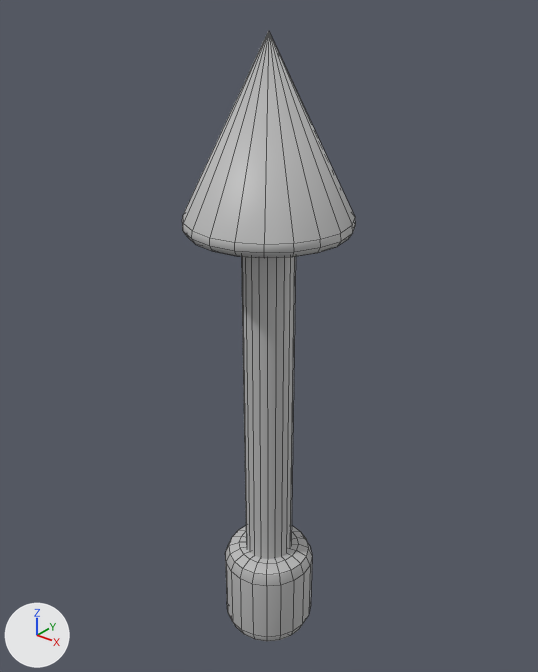
The FBX model Assets/Models/Arrow.fbx as it was, and as the next commit left it.
Both versions are drawn from a camera (50 mm lens) standing at (2.03, -2.53, 11.11) and looking at (-0.05, 0.07, 9.5). The axes (+X, +Y, +Z) are drawn at lower left. The lights are the same throughout. Mesh edges are drawn as thin lines. Where no turn or scale is listed for an object, it has been applied to the vertices.

The scene before the commit, as lines of its bpy script (objects in view):
```python
me_mesh = bpy.data.meshes.new('Mesh')
me_mesh.from_pydata(...)  # 245 vertices, 281 faces; spans x -0.39..0.39, y -0.39..0.39, z -1.59..1.59
me_mesh.materials.append(mat_lambert1)  # grey #bcbcbc
ob_arrow = bpy.data.objects.new('Arrow', me_mesh)
ob_arrow.location = (0.0, 0.0, 9.321)
```
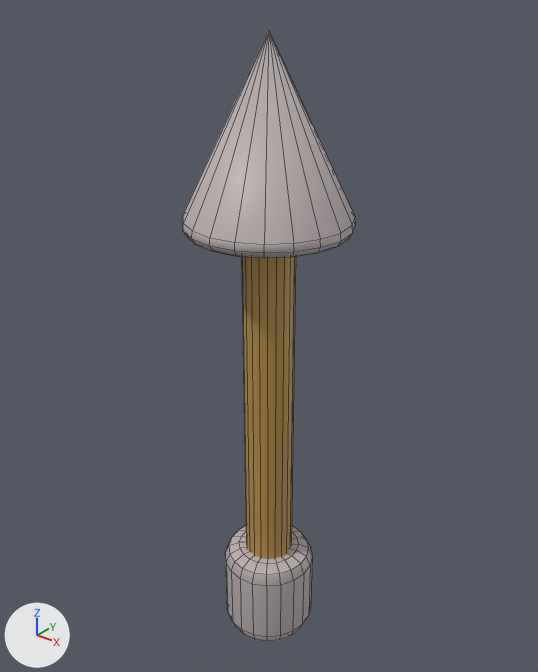
The newer file is also turned or shifted as a whole; pictures and numbers use the older file's frame.

Boxes [x1, y1, x2, y2] around the edits, measured in the pictures (538 x 672 px):
part 1 of me_mesh, recoloured: [225, 526, 312, 641] in both
part 2 of me_mesh, recoloured: [241, 256, 296, 559] in both

What the commit changed:
Material 'lambert2' (mat_lambert2) is new.
Its base color is (0.5, 0.439, 0.439) (grey #bcb1b1).
Material 'Wood' (mat_wood) is new.
Its base color is (0.5, 0.287, 0.0735) (orange #bc924d).
me_mesh has 245 vertices, 281 faces and spans x -0.39..0.39, y -0.39..0.39, z -1.59..1.59.
me_mesh is used by ob_arrow; location (0.0, 0.0, 9.321).
me_mesh part 1: all 160 faces centred in x -0.24..0.24, y -0.24..0.24, z -1.59..-1.06 switch from mat_lambert1 (grey #bcbcbc) to mat_lambert2 (grey #bcb1b1).
me_mesh part 2: all 20 faces centred in x -0.12..0.12, y -0.12..0.12, z -0.08 switch from mat_lambert1 (grey #bcbcbc) to mat_wood (orange #bc924d).
